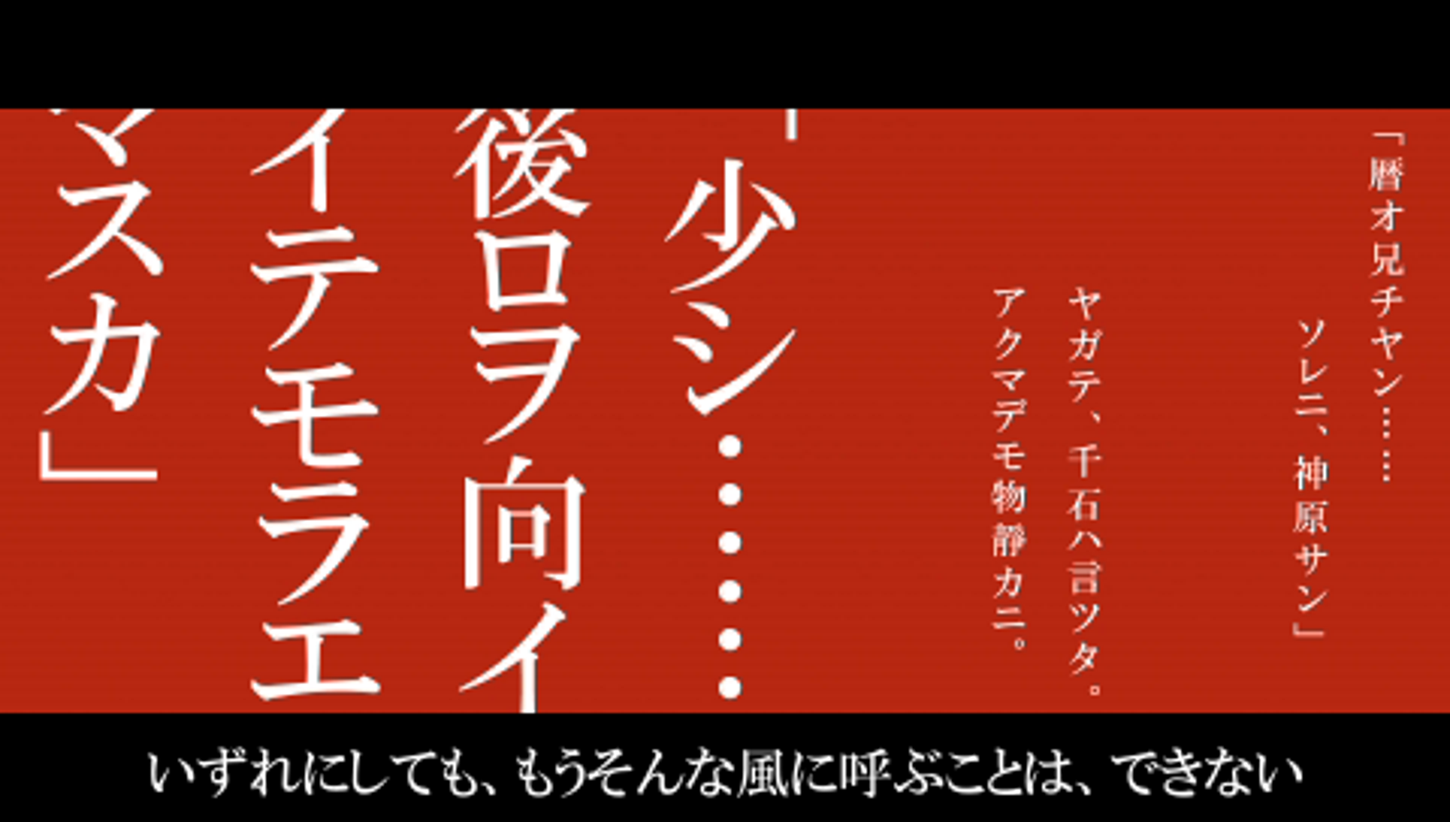
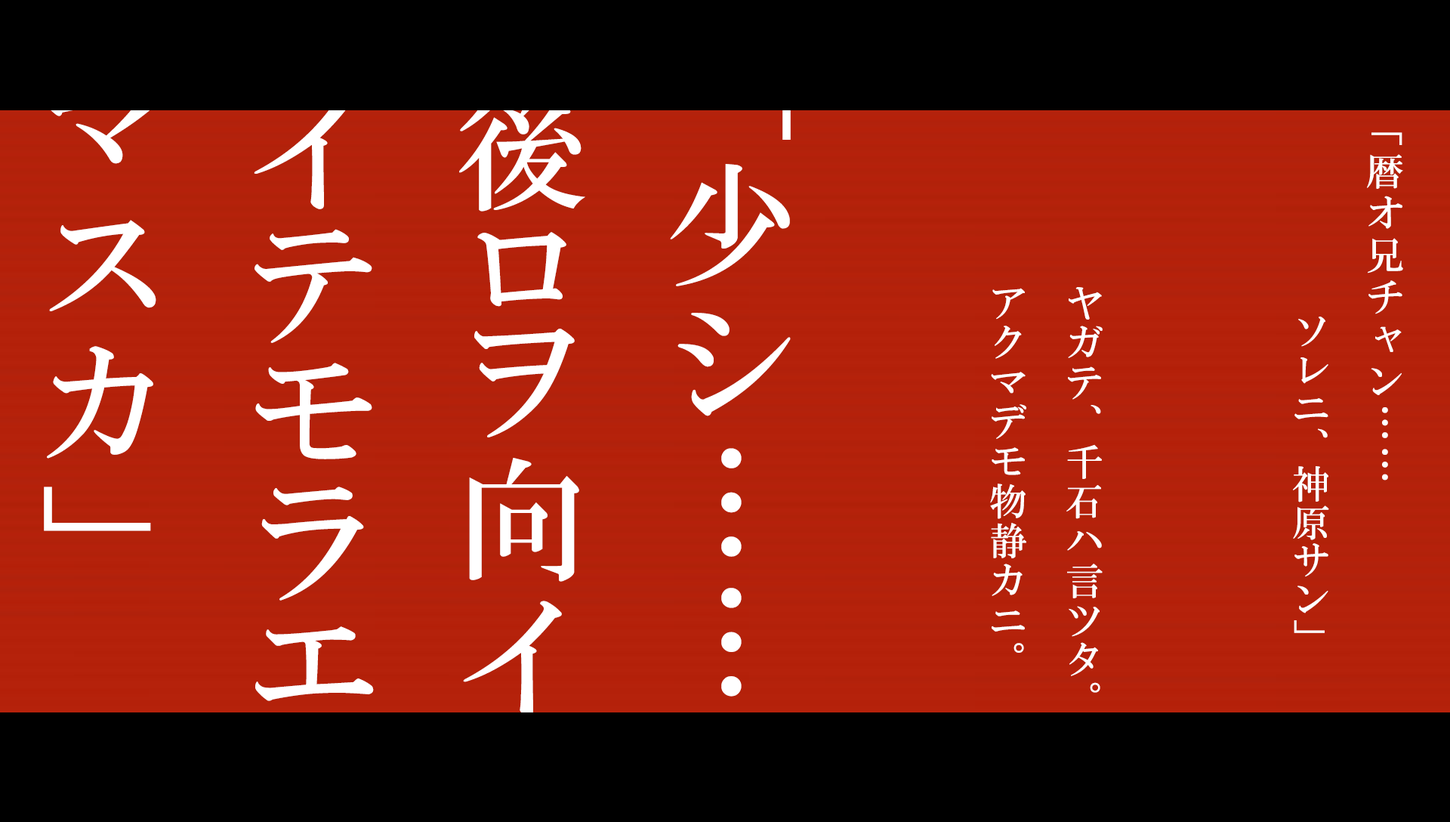
Layered file, before and after one edit (1450 x 822). Changes by layer:
added layer "Layer 4" above "Layer 3" over left=0, top=107, right=1450, bottom=111
added layer "Layer 3" above "「少シ…… 後ロヲ向イ イテモラエ マスカ」" over left=0, top=712, right=1450, bottom=793
added layer "「少シ…… 後ロヲ向イ イテモラエ マスカ」" above "アクマデモ物静カニ。" over left=43, top=107, right=791, bottom=715
added layer "アクマデモ物静カニ。" above "ヤガテ、千石ハ言ツタ。" over left=990, top=287, right=1027, bottom=653
added layer "ヤガテ、千石ハ言ツタ。" above "ソレニ、神原サン」" over left=1066, top=286, right=1103, bottom=693
added layer "ソレニ、神原サン」" above "「暦オ兄チャン……" over left=1292, top=316, right=1330, bottom=633
added layer "「暦オ兄チャン……" above "Layer 2" over left=1366, top=132, right=1404, bottom=481
showed "Layer 2" over left=0, top=107, right=1450, bottom=799
